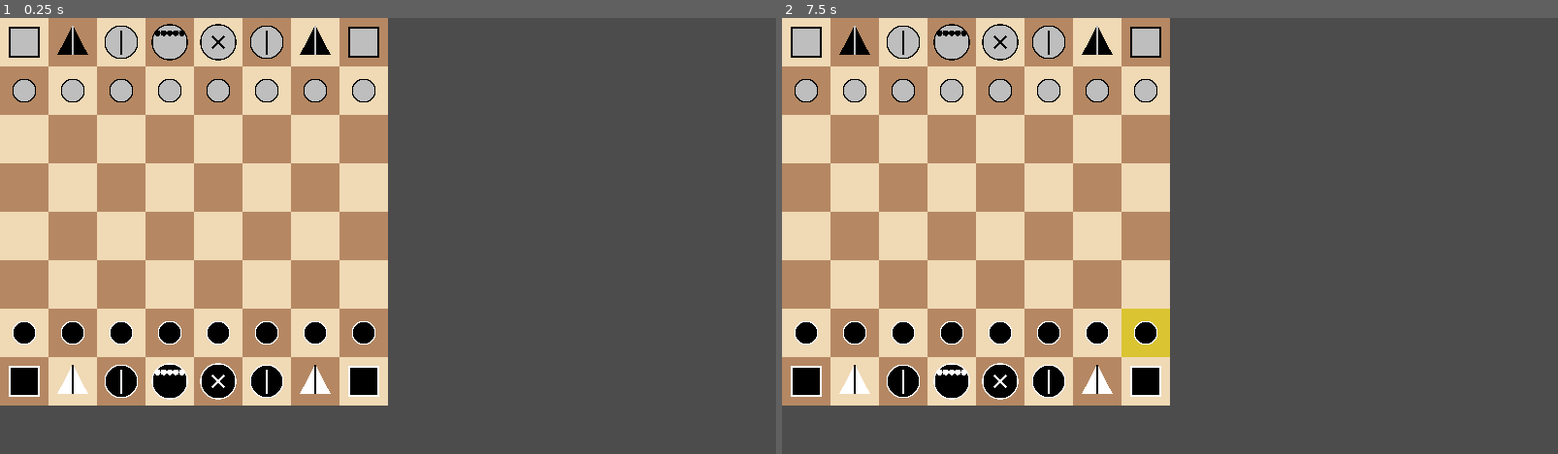
Above: before the commit, frames 1-2 (left to right).
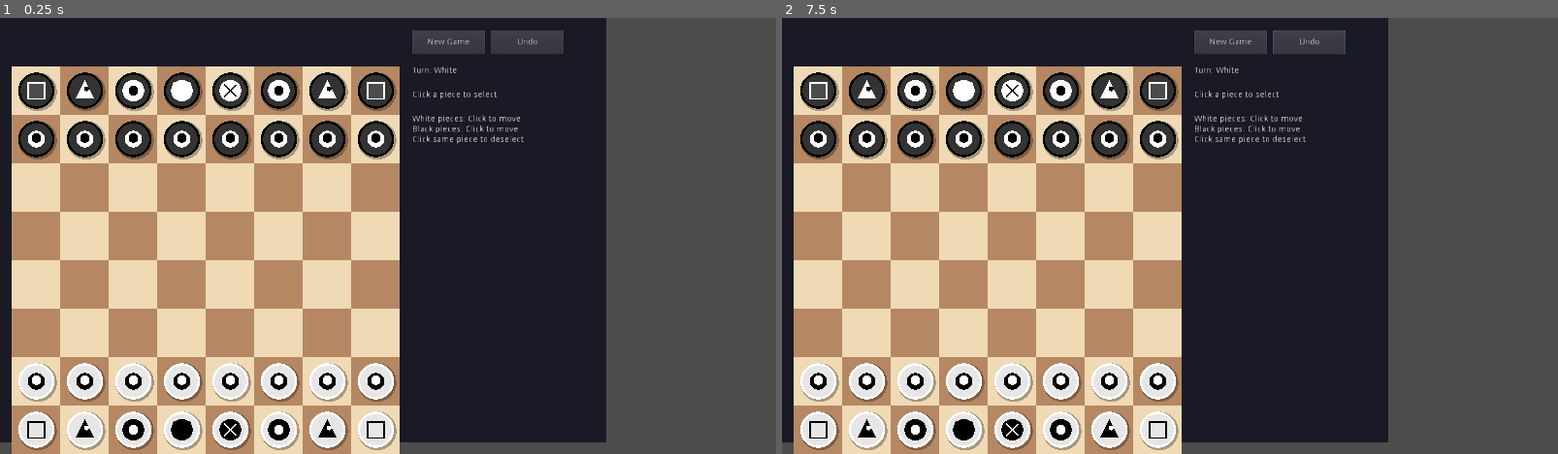
Above: after the commit, the same moments.

Repository: buixuamai/chess-game
Game: Godot game, scene res://Main.tscn
Same seed, same stepped clock (60 frames per second), same inputs: the game is played once before the commit and once after it.
Inputs (mouse positions are in pixels of both pictures, inside the frame that each line leads up to):
- Up to frame 1 (0.25 s): no input
- Up to frame 2 (7.5 s): click (1309, 44) at 0.5 s, where only the run after the commit has a clickable "Undo"; click (1232, 44) at 1.25 s, where only the run after the commit has a clickable "New Game"; click (1232, 44) at 2 s, where only the run after the commit has a clickable "New Game"; click (1309, 44) at 2.75 s, where only the run after the commit has a clickable "Undo"; click (1232, 44) at 3.5 s, where only the run after the commit has a clickable "New Game"; click (1309, 44) at 4.25 s, where only the run after the commit has a clickable "Undo"; tap A every 0.75 s from 5 to 7.25 s; move the mouse to (1340, 214) at 5.02 s; click (1340, 214) at 5.17 s; move the mouse to (1014, 257) at 5.77 s; click (1014, 257) at 5.92 s; move the mouse to (1247, 140) at 6.52 s; click (1247, 140) at 6.67 s; move the mouse to (1131, 323) at 7.27 s; click (1131, 323) at 7.42 s

The runs differ from the first frame. In frame 1, 69% of the frame differs, in the area x 0-79%, y 0-100%; in frame 2, 69%.

Commit message:
Enhance Godot 3 chess game with better visuals and UI

Diff:
--- a/chess-godot3/Main.gd
+++ b/chess-godot3/Main.gd
@@ -1,23 +1,79 @@
 extends Node2D
 
-# Chess game logic for Godot 3.x
+# Enhanced Chess Game for Godot 3.x
 
 var board = []
 var turn = true  # true = white, false = black
 var selected_piece = null
 var square_size = 80
+var board_offset_x = 20
+var board_offset_y = 80
+
+# Game state
+var game_over = false
+var winner = ""
+var move_history = []
+
+# UI elements
+var new_game_btn
+var undo_btn
 
 func _ready():
+	# Create UI
+	create_ui()
 	init_board()
+
+func create_ui():
+	# Create buttons
+	new_game_btn = Button.new()
+	new_game_btn.text = "New Game"
+	new_game_btn.rect_position = Vector2(680, 20)
+	new_game_btn.rect_size = Vector2(120, 40)
+	new_game_btn.connect("pressed", self, "on_new_game_pressed")
+	add_child(new_game_btn)
+
+	undo_btn = Button.new()
+	undo_btn.text = "Undo"
+	undo_btn.rect_position = Vector2(810, 20)
+	undo_btn.rect_size = Vector2(120, 40)
+	undo_btn.connect("pressed", self, "on_undo_pressed")
+	add_child(undo_btn)
+
+	# Create turn indicator label
+	var turn_label = Label.new()
+	turn_label.name = "TurnLabel"
+	turn_label.rect_position = Vector2(680, 80)
+	turn_label.text = "Turn: White"
+	add_child(turn_label)
+
+	# Create status label
+	var status_label = Label.new()
+	status_label.name = "StatusLabel"
+	status_label.rect_position = Vector2(680, 120)
+	status_label.text = "Click a piece to select"
+	add_child(status_label)
+
+	# Create instructions
+	var instructions = Label.new()
+	instructions.rect_position = Vector2(680, 160)
+	instructions.text = "White pieces: Click to move\nBlack pieces: Click to move\nClick same piece to deselect"
+	add_child(instructions)
 
 func _process(delta):
 	update()
 
-func is_upper(p):
-	return p >= "A" and p <= "Z"
-
-func is_lower(p):
-	return p >= "a" and p <= "z"
+func on_new_game_pressed():
+	init_board()
+
+func on_undo_pressed():
+	if move_history.size() > 0:
+		var last_move = move_history.pop_back()
+		board[last_move.from_y][last_move.from_x] = board[last_move.to_y][last_move.to_x]
+		board[last_move.to_y][last_move.to_x] = last_move.captured
+		turn = not turn
+		game_over = false
+		winner = ""
+		update_ui()
 
 func init_board():
 	board = [
@@ -32,120 +88,209 @@
 	]
 	turn = true
 	selected_piece = null
+	game_over = false
+	winner = ""
+	move_history = []
+	update_ui()
+
+func update_ui():
+	var turn_label = get_node("TurnLabel")
+	var status_label = get_node("StatusLabel")
+
+	if game_over:
+		turn_label.text = "Game Over!"
+		status_label.text = winner + " wins!"
+	else:
+		turn_label.text = "Turn: " + ("White" if turn else "Black")
+		status_label.text = "Click a piece to select"
 
 func _draw():
-	# Draw chess board
+	# Draw background
+	draw_rect(Rect2(0, 0, 1000, 700), Color(0.1, 0.1, 0.15))
+
+	# Draw board
 	for y in range(8):
 		for x in range(8):
+			var bx = board_offset_x + x * square_size
+			var by = board_offset_y + y * square_size
 			var color = Color("#f0d9b5") if (x + y) % 2 == 0 else Color("#b58863")
-			draw_rect(Rect2(x * square_size, y * square_size, square_size, square_size), color)
+			draw_rect(Rect2(bx, by, square_size, square_size), color)
 
 	# Draw selected piece highlight
 	if selected_piece != null:
 		var x = selected_piece.x
 		var y = selected_piece.y
-		var highlight = Color(1, 1, 0, 0.5)
-		draw_rect(Rect2(x * square_size, y * square_size, square_size, square_size), highlight)
-
-	# Draw pieces using simple shapes
+		var bx = board_offset_x + x * square_size
+		var by = board_offset_y + y * square_size
+		var highlight = Color(1, 1, 0, 0.4)
+		draw_rect(Rect2(bx, by, square_size, square_size), highlight)
+		# Draw possible moves
+		draw_possible_moves(x, y)
+
+	# Draw pieces
 	for y in range(8):
 		for x in range(8):
 			var piece = board[y][x]
 			if piece != "":
 				draw_piece(x, y, piece)
 
+func draw_possible_moves(x, y):
+	for ty in range(8):
+		for tx in range(8):
+			if is_valid_move(x, y, tx, ty):
+				var bx = board_offset_x + tx * square_size + square_size/2
+				var by = board_offset_y + ty * square_size + square_size/2
+				draw_circle(Vector2(bx, by), 10, Color(0, 1, 0, 0.5))
+
 func draw_piece(x, y, piece):
-	var cx = x * square_size + square_size / 2
-	var cy = y * square_size + square_size / 2
-	var is_white = is_upper(piece)
-	var color = Color.white if is_white else Color.black
-
-	# Draw piece based on type
-	match piece:
-		"k", "K":  # King - circle with cross
-			draw_circle(Vector2(cx, cy), 30, color)
-			draw_circle(Vector2(cx, cy), 28, Color.black if is_white else Color.gray)
-			draw_line(Vector2(cx - 10, cy - 10), Vector2(cx + 10, cy + 10), color, 3)
-			draw_line(Vector2(cx + 10, cy - 10), Vector2(cx - 10, cy + 10), color, 3)
-		"q", "Q":  # Queen - circle with crown
-			draw_circle(Vector2(cx, cy), 30, color)
-			draw_circle(Vector2(cx, cy), 28, Color.black if is_white else Color.gray)
-			for i in range(-20, 21, 10):
-				draw_circle(Vector2(cx + i, cy - 15), 5, color)
-		"r", "R":  # Rook - square
-			draw_rect(Rect2(cx - 25, cy - 25, 50, 50), color)
-			draw_rect(Rect2(cx - 23, cy - 23, 46, 46), Color.black if is_white else Color.gray)
-		"b", "B":  # Bishop - circle with line
-			draw_circle(Vector2(cx, cy), 28, color)
-			draw_circle(Vector2(cx, cy), 26, Color.black if is_white else Color.gray)
-			draw_line(Vector2(cx, cy - 20), Vector2(cx, cy + 20), color, 3)
-		"n", "N":  # Knight - triangle
-			var points = [Vector2(cx, cy - 28), Vector2(cx + 25, cy + 20), Vector2(cx - 25, cy + 20)]
+	var cx = board_offset_x + x * square_size + square_size / 2
+	var cy = board_offset_y + y * square_size + square_size / 2
+	var is_white = piece >= "A" and piece <= "Z"
+
+	# Draw piece shadow
+	draw_circle(Vector2(cx + 2, cy + 2), 32, Color(0, 0, 0, 0.3))
+
+	# Draw piece background
+	var bg_color = Color.white if is_white else Color.black
+	draw_circle(Vector2(cx, cy), 30, bg_color)
+
+	# Draw piece inner circle
+	var inner_color = Color(0.9, 0.9, 0.9) if is_white else Color(0.2, 0.2, 0.2)
+	draw_circle(Vector2(cx, cy), 26, inner_color)
+
+	# Draw piece symbol
+	draw_piece_symbol(cx, cy, piece)
+
+func draw_piece_symbol(cx, cy, piece):
+	var p = piece.to_lower()
+	var color = Color.black if piece >= "A" and piece <= "Z" else Color.white
+	var line_color = Color.white if piece >= "A" and piece <= "Z" else Color.black
+	var bg_color = Color(0.9, 0.9, 0.9) if piece >= "A" and piece <= "Z" else Color(0.3, 0.3, 0.3)
+
+	match p:
+		"k":  # King
+			draw_circle(Vector2(cx, cy), 18, color)
+			draw_line(Vector2(cx - 10, cy - 10), Vector2(cx + 10, cy + 10), line_color, 3)
+			draw_line(Vector2(cx + 10, cy - 10), Vector2(cx - 10, cy + 10), line_color, 3)
+		"q":  # Queen
+			draw_circle(Vector2(cx, cy), 18, color)
+			for i in range(-12, 13, 6):
+				draw_circle(Vector2(cx + i, cy - 10), 4, color)
+		"r":  # Rook
+			draw_rect(Rect2(cx - 15, cy - 15, 30, 30), color)
+			draw_rect(Rect2(cx - 12, cy - 12, 24, 24), bg_color)
+		"b":  # Bishop
+			draw_circle(Vector2(cx, cy), 18, color)
+			draw_circle(Vector2(cx, cy), 8, line_color)
+		"n":  # Knight
+			var points = [Vector2(cx, cy - 18), Vector2(cx + 15, cy + 12), Vector2(cx - 15, cy + 12)]
 			draw_colored_polygon(points, color)
-			draw_line(Vector2(cx, cy - 28), Vector2(cx, cy + 20), Color.black if is_white else Color.gray, 2)
-		"p", "P":  # Pawn - small circle
-			draw_circle(Vector2(cx, cy), 20, color)
-			draw_circle(Vector2(cx, cy), 18, Color.black if is_white else Color.gray)
+			# Draw eye
+			draw_circle(Vector2(cx + 3, cy - 3), 4, line_color)
+		"p":  # Pawn
+			draw_circle(Vector2(cx, cy), 14, color)
+			draw_circle(Vector2(cx, cy - 2), 8, line_color)
 
 func _input(event):
 	if event is InputEventMouseButton and event.pressed and event.button_index == BUTTON_LEFT:
-		var x = int(event.position.x / square_size)
-		var y = int(event.position.y / square_size)
+		var x = int((event.position.x - board_offset_x) / square_size)
+		var y = int((event.position.y - board_offset_y) / square_size)
 
 		if x >= 0 and x < 8 and y >= 0 and y < 8:
 			handle_click(x, y)
 
 func handle_click(x, y):
 	var piece = board[y][x]
-	var is_white_piece = piece != "" and is_upper(piece)
-	var is_black_piece = piece != "" and is_lower(piece)
+	var is_white_piece = piece != "" and piece >= "A" and piece <= "Z"
+	var is_black_piece = piece != "" and piece >= "a" and piece <= "z"
 
 	if selected_piece == null:
 		if turn and is_white_piece:
 			selected_piece = Vector2(x, y)
+			get_node("StatusLabel").text = "Piece selected - click destination"
 		elif not turn and is_black_piece:
 			selected_piece = Vector2(x, y)
+			get_node("StatusLabel").text = "Piece selected - click destination"
 	else:
 		var from_x = selected_piece.x
 		var from_y = selected_piece.y
 
 		if is_valid_move(from_x, from_y, x, y):
+			# Save move to history
+			var move = {
+				"from_x": from_x,
+				"from_y": from_y,
+				"to_x": x,
+				"to_y": y,
+				"captured": board[y][x]
+			}
+			move_history.append(move)
+
+			# Make the move
 			board[y][x] = board[from_y][from_x]
 			board[from_y][from_x] = ""
 			turn = not turn
 			selected_piece = null
+
+			# Check for game over
+			check_game_over()
+			update_ui()
 		else:
+			# Select new piece or deselect
 			if turn and is_white_piece:
 				selected_piece = Vector2(x, y)
+				get_node("StatusLabel").text = "Piece selected - click destination"
 			elif not turn and is_black_piece:
 				selected_piece = Vector2(x, y)
+				get_node("StatusLabel").text = "Piece selected - click destination"
 			else:
 				selected_piece = null
+				get_node("StatusLabel").text = "Click a piece to select"
+
+func check_game_over():
+	# Simple check - if no pieces of one color, game over
+	var white_king = false
+	var black_king = false
+
+	for y in range(8):
+		for x in range(8):
+			if board[y][x] == "K":
+				white_king = true
+			elif board[y][x] == "k":
+				black_king = true
+
+	if not white_king:
+		game_over = true
+		winner = "Black"
+	elif not black_king:
+		game_over = true
+		winner = "White"
 
 func is_valid_move(from_x, from_y, to_x, to_y):
+	if from_x == to_x and from_y == to_y:
+		return false
+
 	var piece = board[from_y][from_x]
 	var target = board[to_y][to_x]
 
 	if target != "":
-		var target_is_white = is_upper(target)
-		var piece_is_white = is_upper(piece)
+		var target_is_white = target >= "A" and target <= "Z"
+		var piece_is_white = piece >= "A" and piece <= "Z"
 		if target_is_white == piece_is_white:
 			return false
 
-	match piece:
-		"P":
-			return is_valid_pawn_move(from_x, from_y, to_x, to_y, true)
+	match piece.to_lower():
 		"p":
-			return is_valid_pawn_move(from_x, from_y, to_x, to_y, false)
-		"R", "r":
+			return is_valid_pawn_move(from_x, from_y, to_x, to_y, piece >= "A" and piece <= "Z")
+		"r":
 			return is_straight_move(from_x, from_y, to_x, to_y)
-		"B", "b":
+		"b":
 			return is_diagonal_move(from_x, from_y, to_x, to_y)
-		"N", "n":
+		"n":
 			return is_knight_move(from_x, from_y, to_x, to_y)
-		"Q", "q":
+		"q":
 			return is_straight_move(from_x, from_y, to_x, to_y) or is_diagonal_move(from_x, from_y, to_x, to_y)
-		"K", "k":
+		"k":
 			return abs(to_x - from_x) <= 1 and abs(to_y - from_y) <= 1
 
 	return false
Not shown, changed: chess-godot3/export/index.html
Not shown, changed: chess-godot3/export/index.pck
